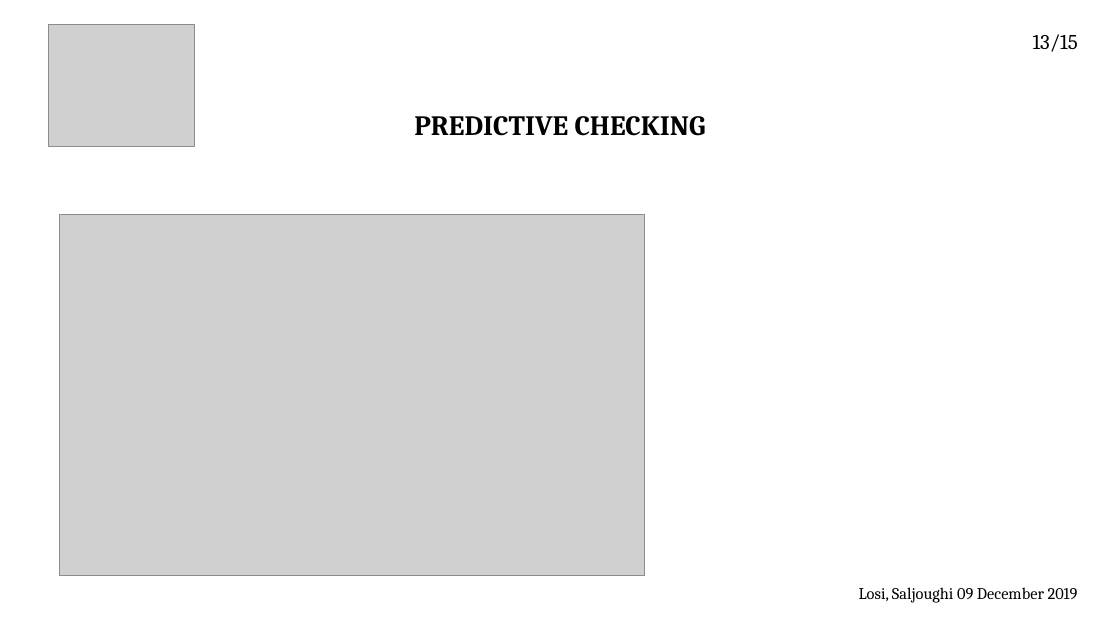
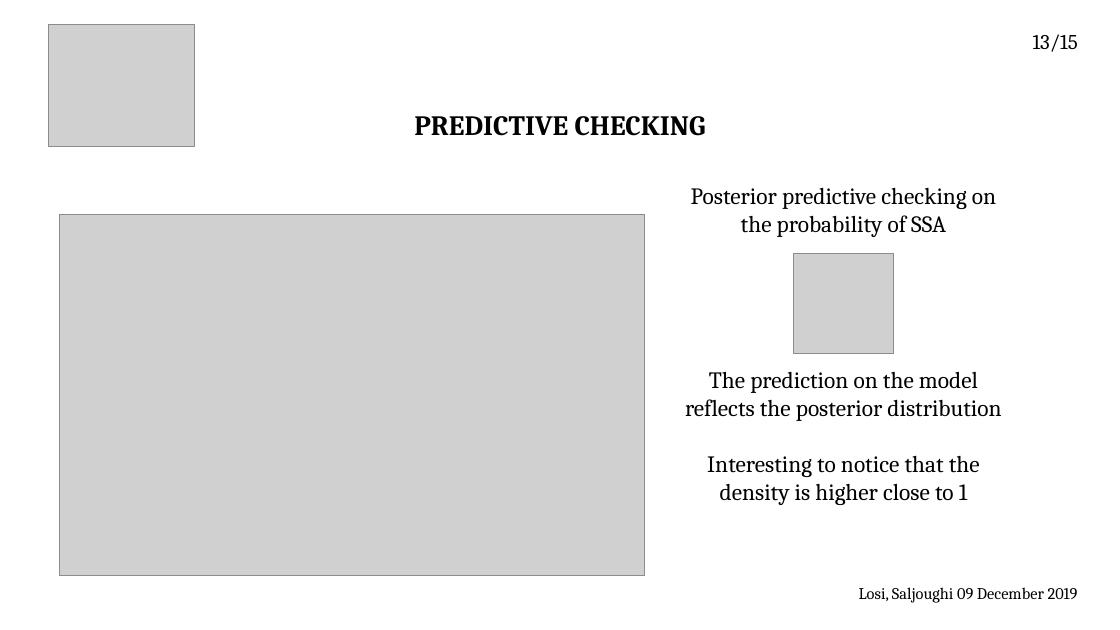
Before and after one commit to Losijacopo/Bayesian_data_ananlysis_project, a slide deck: slide 14 of last_presentation.pptx. Drawn at 1120x630 pixels with LibreOffice and Linux fonts; fonts in the diff are those of the drawing; grey boxes stand for pictures. Boxes give left, top, right and bottom in pixels: in the first picture for what was removed or moved away, otherwise in the second. Text is boxed around its words. In the diff, an @@ line names an element or a change of style, - is before the commit and + after.

```diff
--- a/last_presentation.pptx
+++ b/last_presentation.pptx
@@ text added at (x1=691, y1=187, x2=996, y2=237), 20 pt, text #000000 @@
+Posterior predictive checking on the probability of SSA
@@ picture added at (x1=794, y1=254, x2=894, y2=354) @@
@@ text added at (x1=685, y1=371, x2=1001, y2=505), 20 pt, text #000000 @@
+The prediction on the model reflects the posterior distribution
+Interesting to notice that the density is higher close to 1
```
Also in this commit, not shown: 2 other slides changed.
